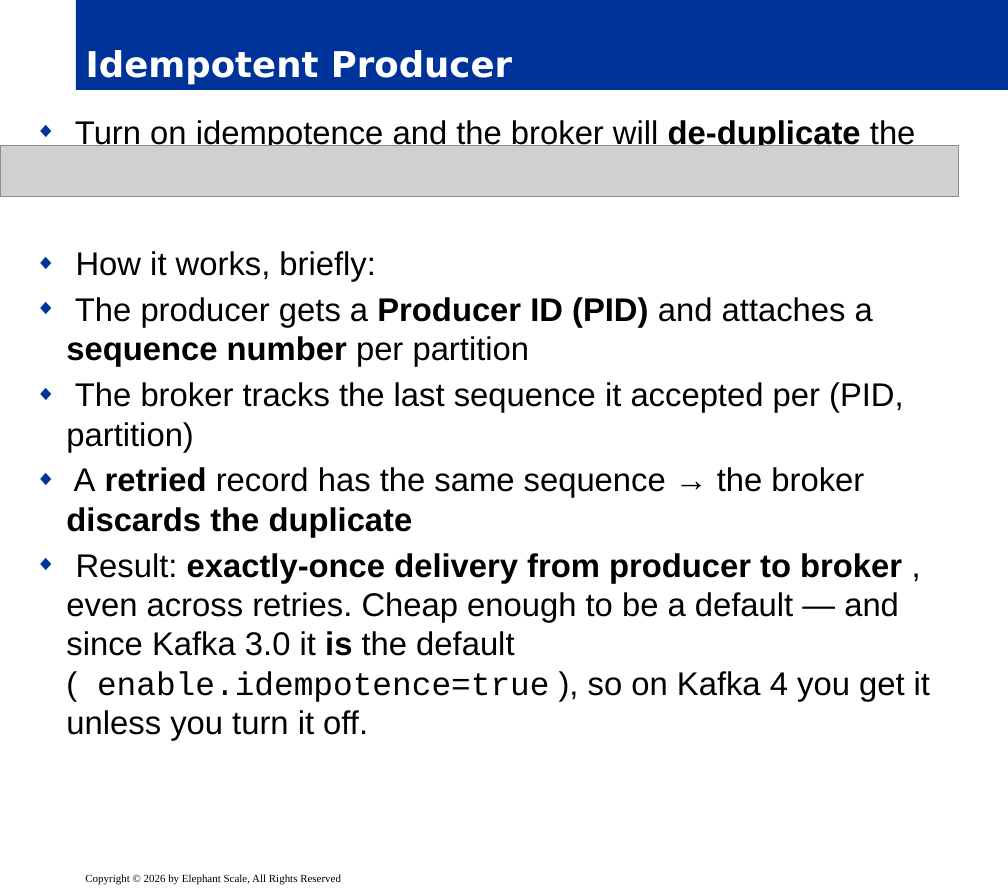
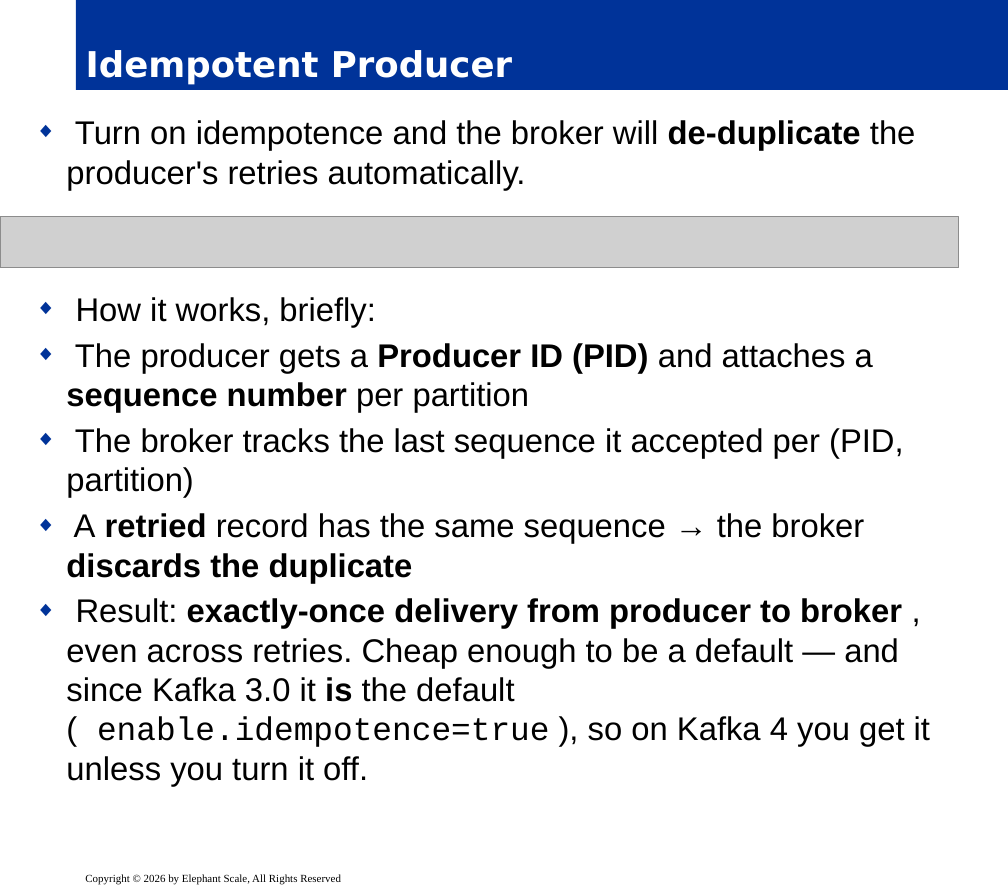
Before and after one commit to elephantscale/Apache-Kafka-for-Developers, a slide deck: slide 13 of slides/release/05__inter-1-producer-internals.pptx. Drawn at 1008x892 pixels with LibreOffice and Linux fonts; fonts in the diff are those of the drawing; grey boxes stand for pictures; background and template pictures are left out. Boxes give left, top, right and bottom in pixels: in the first picture for what was removed or moved away, otherwise in the second. Text is boxed around its words. In the diff, an @@ line names an element or a change of style, - is before the commit and + after.

```diff
--- a/slides/release/05__inter-1-producer-internals.pptx
+++ b/slides/release/05__inter-1-producer-internals.pptx
@@ text "Turn on idempotence and the ..." rewrapped from (66,118,930,741) to (66,120,930,787) @@
@@ picture: place and size @@
-picture at (0,146,959,197)
+picture at (0,216,959,267)
```
Also in this commit, not shown: 9 other slides changed.
